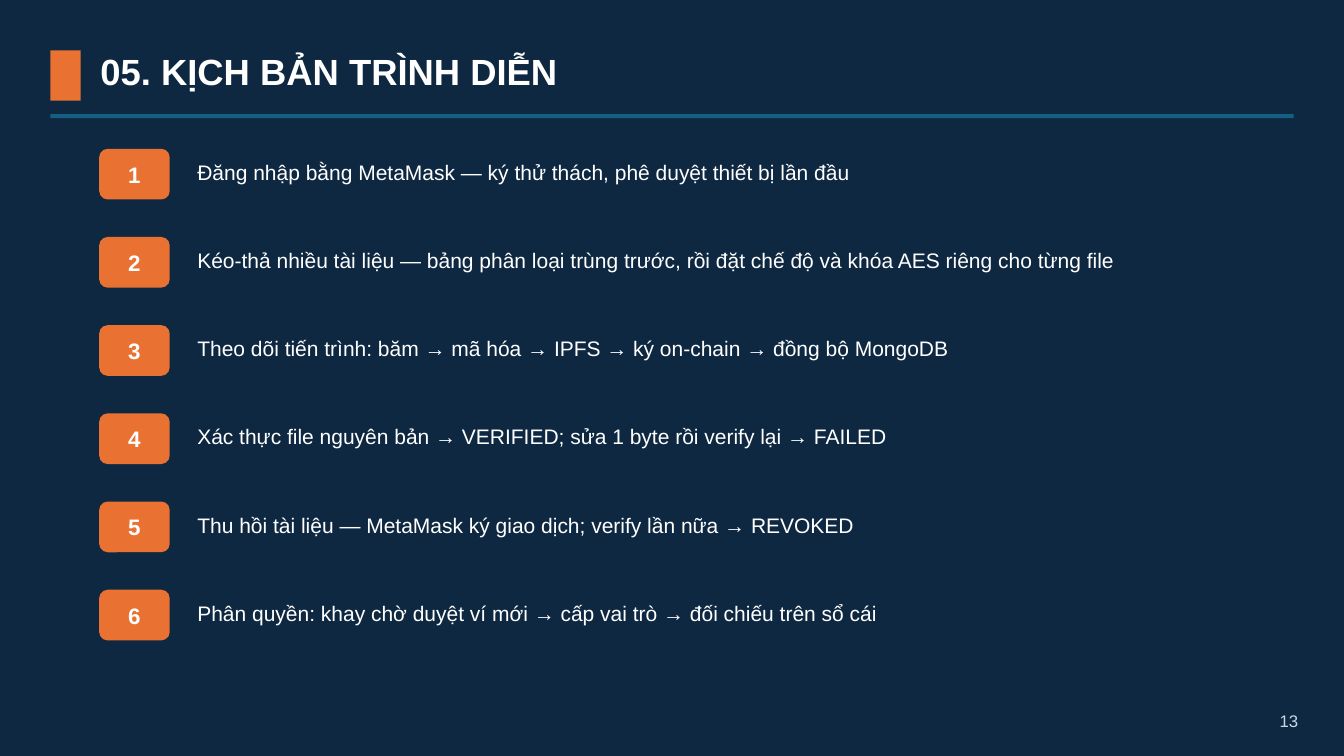
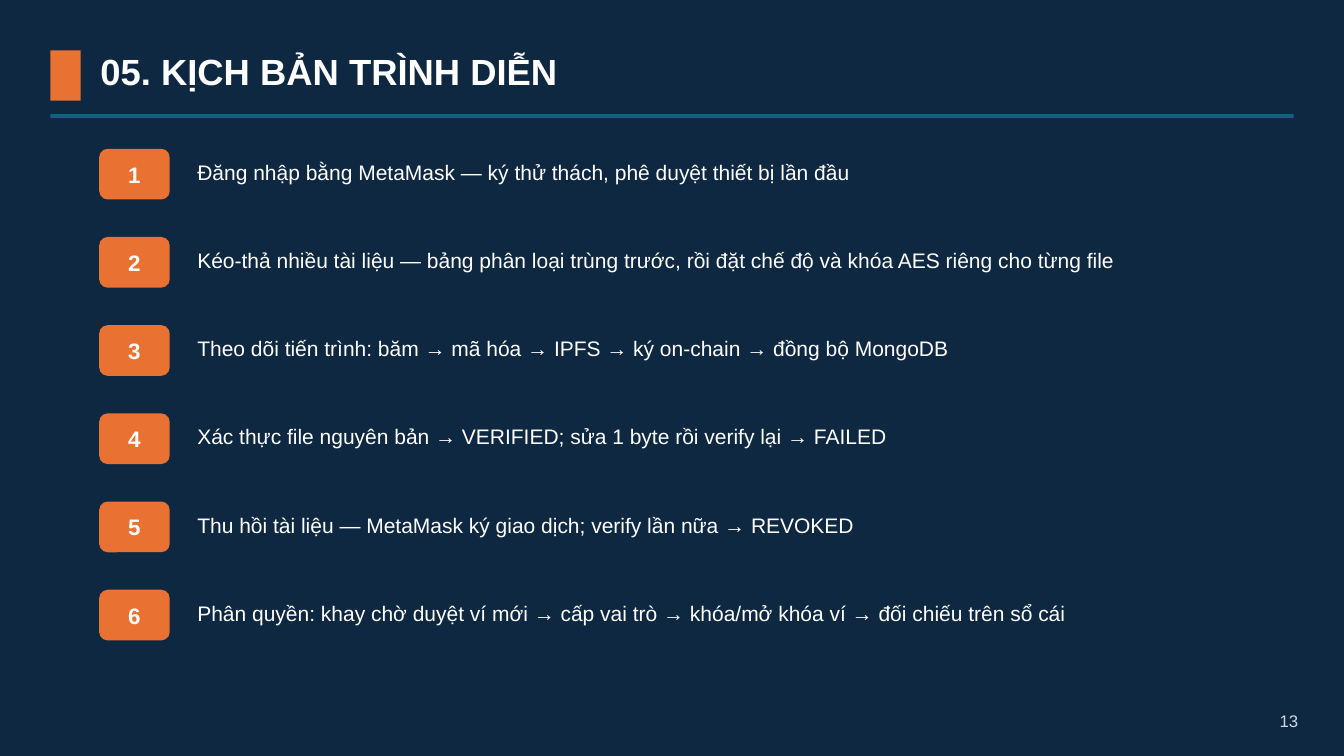
Before and after one commit to lelinh45/DATNLELINH, a slide deck: slide 13 of LeHongLinh_Slides.pptx. Drawn at 1344x756 pixels with LibreOffice and Linux fonts; fonts in the diff are those of the drawing. Boxes give left, top, right and bottom in pixels: in the first picture for what was removed or moved away, otherwise in the second. Text is boxed around its words. In the diff, an @@ line names an element or a change of style, - is before the commit and + after.

```diff
--- a/LeHongLinh_Slides.pptx
+++ b/LeHongLinh_Slides.pptx
@@ text at [197, 604, 1065, 625]: text changed @@
-Phân quyền: khay chờ duyệt ví mới → cấp vai trò → đối chiếu trên sổ cái
+Phân quyền: khay chờ duyệt ví mới → cấp vai trò → khóa/mở khóa ví → đối chiếu trên sổ cái
```
Also in this commit, not shown: 2 other slides changed, 4 other files.
